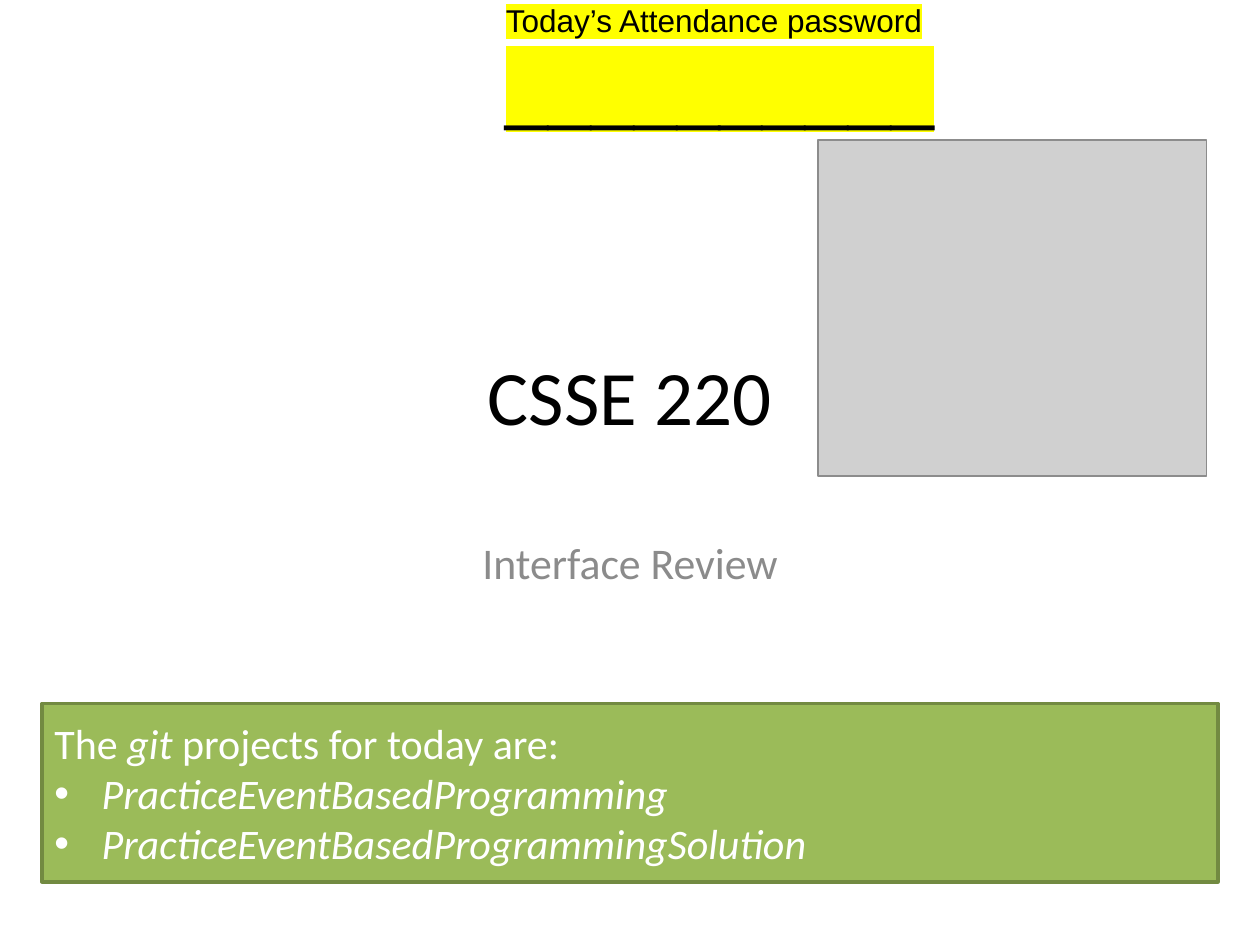
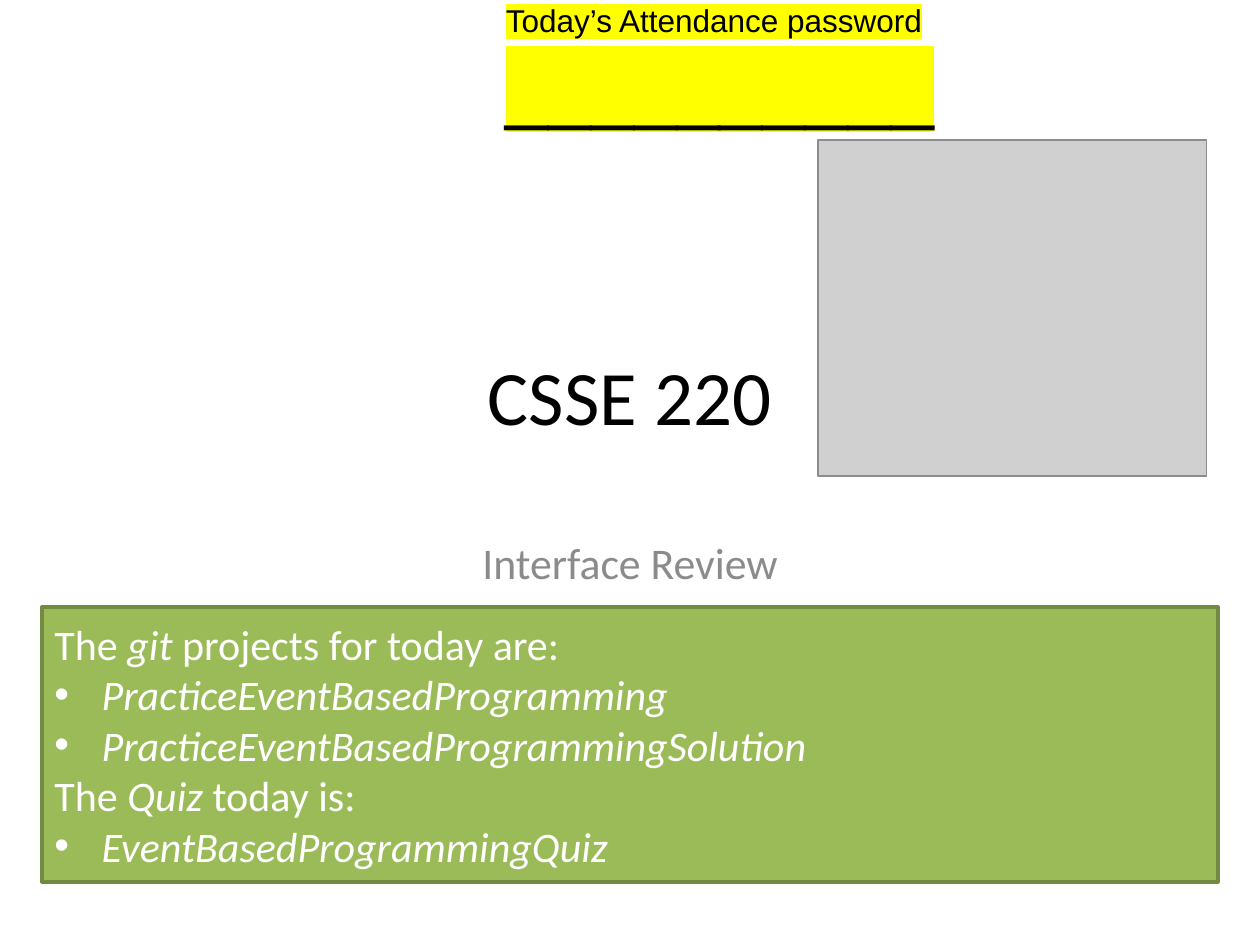
Before and after one commit to RHIT-CSSE/csse220, a slide deck: slide 1 of ClassMaterials/EventBasedProgramming/Slides/Part1-InterfaceReview.pptx. Drawn at 1260x945 pixels with LibreOffice and Linux fonts; fonts in the diff are those of the drawing; grey boxes stand for pictures. Boxes give left, top, right and bottom in pixels: in the first picture for what was removed or moved away, otherwise in the second. Text is boxed around its words. In the diff, an @@ line names an element or a change of style, - is before the commit and + after.

```diff
--- a/ClassMaterials/EventBasedProgramming/Slides/Part1-InterfaceReview.pptx
+++ b/ClassMaterials/EventBasedProgramming/Slides/Part1-InterfaceReview.pptx
@@ rectangle "The git projects for today ...": place and size @@
-rectangle "The git projects for today ..." at [42,703,1217,882]
+rectangle "The git projects for today ..." at [42,607,1217,882]
@@ text in rectangle at [54,782,608,869]: paragraphs added @@
+The Quiz today is:
+• EventBasedProgrammingQuiz
```
Also in this commit, not shown: 10 other files.
